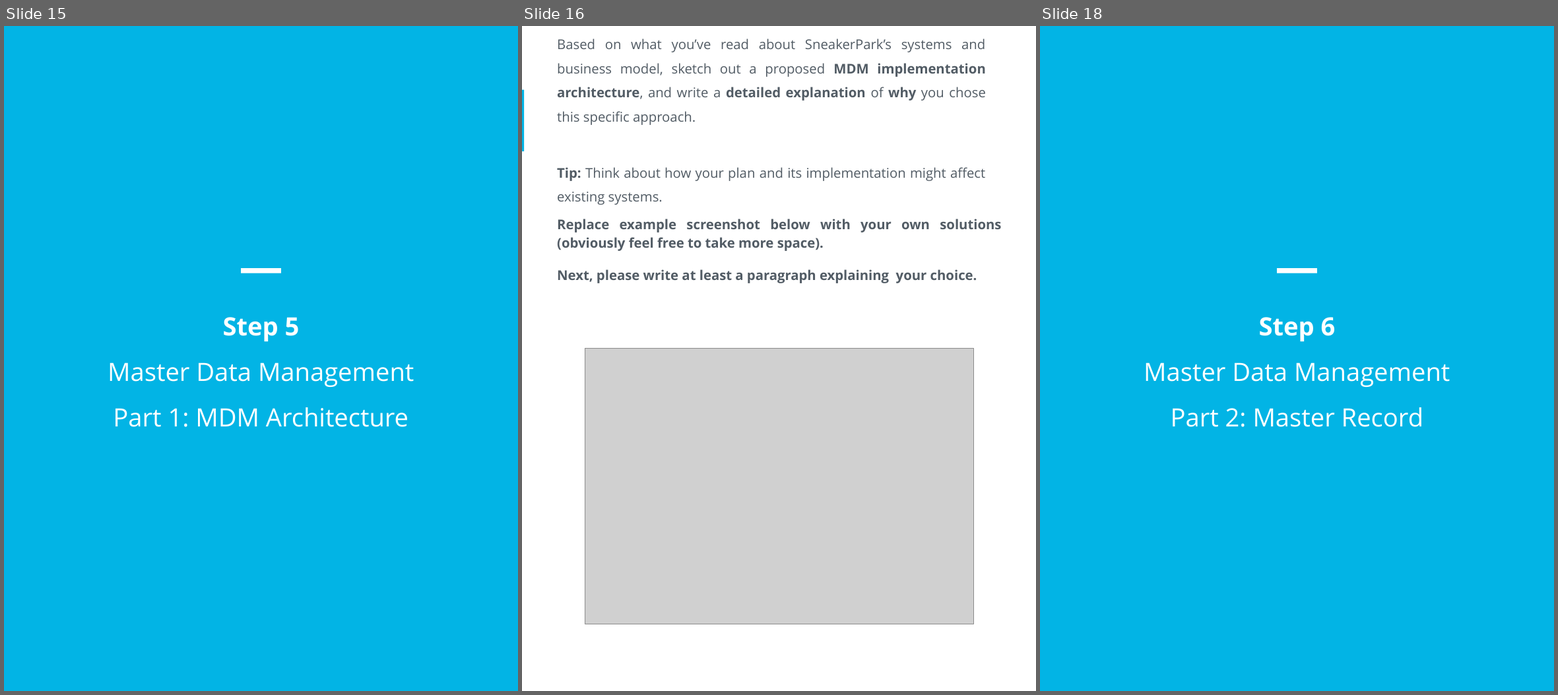
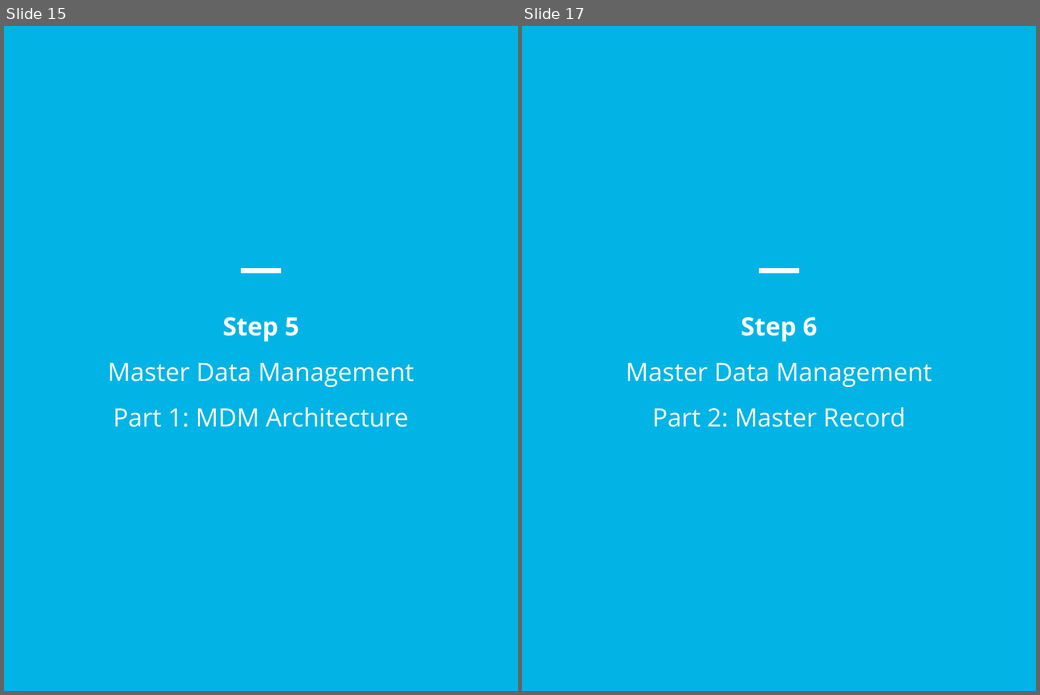
Before and after one commit to fuongcao/udacity-data-achitect, a slide deck: 4- Data Governance at SneakerPark/DataGovernanceAtSneakerPark.pptx. Shown side by side, each under a label of ours: slides 15, 16 and 18 before the commit, slides 15 and 17 after it; the slides between them are not shown. The pictures are 1558x695 and 1040x695 pixels, drawn with LibreOffice and Linux fonts; fonts in the diff are those of the drawing; grey boxes stand for pictures. Boxes give left, top, right and bottom in pixels: in the first picture for what was removed or moved away, otherwise in the second. Text is boxed around its words. In the diff, an @@ line names an element or a change of style, - is before the commit and + after.

```diff
--- a/4- Data Governance at SneakerPark/DataGovernanceAtSneakerPark.pptx
+++ b/4- Data Governance at SneakerPark/DataGovernanceAtSneakerPark.pptx
@@ slide 16 removed at [522, 26, 1036, 691], background #FFFFFF @@
@@ text removed at [557, 39, 1001, 283] @@
-Based on what you’ve read about SneakerPark’s systems and business model, sketch out a proposed MDM implementation architecture, and write a detailed explanation of why you chose this specific approach.
-Tip: Think about how your plan and its implementation might affect existing systems.
-Replace example screenshot below with your own solutions (obviously feel free to take more space).
-Next, please write at least a paragraph explaining your choice.
@@ rectangle removed at [522, 89, 525, 151] @@
@@ picture removed at [585, 348, 974, 624] @@
@@ what was slide 18 is now slide 17 @@
```
Also in this commit, not shown: 7 slides changed, 4 slides added, 5 other slides removed, 1 other file.
